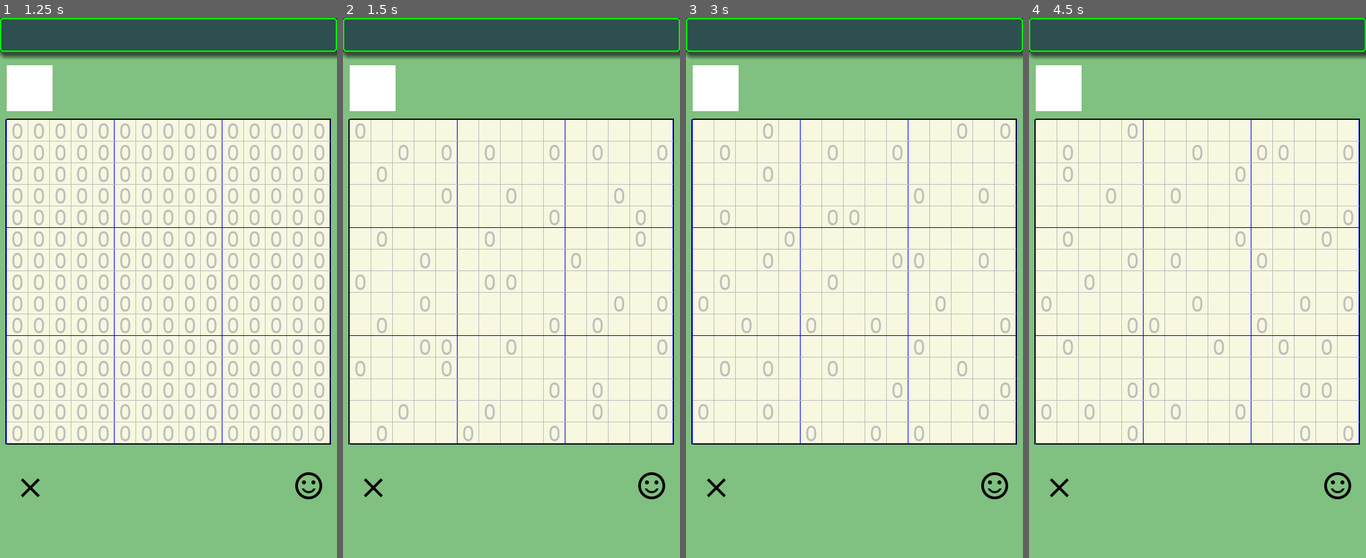
Above: before the commit, frames 1-4 (left to right).
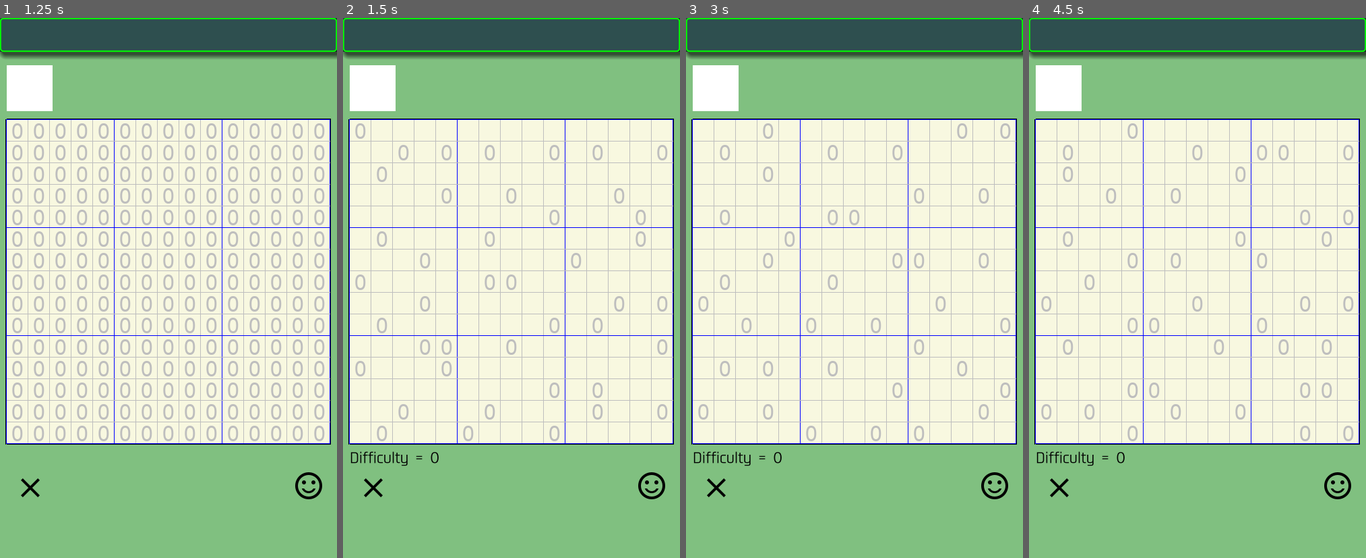
Above: after the commit, the same moments.

Repository: vivisuke/SakuSakuMosaic
Game: Godot game, scene res://MainScene.tscn
Same seed, same stepped clock (60 frames per second), same inputs: the game is played once before the commit and once after it.
Inputs (mouse positions are in pixels of both pictures, inside the frame that each line leads up to):
- Up to frame 1 (1.25 s): click (30, 487) at 0.5 s
- Up to frame 2 (1.5 s): click (653, 487) at 1.25 s
- Up to frame 3 (3 s): click (716, 487) at 2 s; click (996, 487) at 2.75 s
- Up to frame 4 (4.5 s): click (1059, 487) at 3.5 s; click (1339, 487) at 4.25 s

Frame 1 is identical in both runs. In frame 2, 0.2% of the frame differs, in the area x 2-29%, y 80-83%; in frame 3, 0.2%; in frame 4, 0.2%.

Commit message:
0022 ◎ C 08/18 08/18 0.001│ToDo│問題生成時：難易度（検索回数？）表示 0023 ◎ C 08/18 08/18 0.001│ToDo│問題生成後、盤面クリックで画像復活

Diff:
--- a/SakuSakuMosaic/MainScene.gd
+++ b/SakuSakuMosaic/MainScene.gd
@@ -138,6 +138,7 @@
 			for x in range(g.N_IMG_CELL_HORZ):
 				ary_state[g.xyToAryIX(x, y)] = UNKNOWN
 		var uc0 = 0
+		var loop = 0
 		while true:
 			for y in range(g.N_IMG_CELL_VERT):
 				for x in range(g.N_IMG_CELL_HORZ):
@@ -147,10 +148,11 @@
 					fill_cross(g.xyToAryIX(x, y))
 			var uc = count_ary_unknown()
 			if uc == 0:
-				return true
+				return loop		# ループ回数を返す
 			if uc == uc0:
-				return false
+				return -1
 			uc0 = uc
+			loop += 1
 	func gen_quest(clueLabels):
 		setup(clueLabels)
 		ix_ary.shuffle();
@@ -162,11 +164,12 @@
 			var ix = ix_ary[i]
 			var t = ary_clues[ix]
 			ary_clues[ix] = -1
-			if !solve():
+			if solve() < 0:
 				ary_clues[ix] = t
 
 var solving = false		#
 var solved = false
+var quest_genarated = false
 var crnt_color = 3
 var clueLabels = []		#	手がかり数字ラベル配列（番人なし）
 var ary_clues = []			#	手がかり数字配列（番人あり）、番人部分は 0
@@ -285,8 +288,16 @@
 	if xy.x < 0 || xy.x >= g.N_IMG_CELL_HORZ || xy.y < 0 || xy.y >= g.N_IMG_CELL_VERT:
 		return Vector2(-1, -1)
 	return xy
+func restore_state():
+	for y in range(g.N_IMG_CELL_VERT):
+		for x in range(g.N_IMG_CELL_HORZ):
+			$BoardBG/TileMap.set_cell(x, y, ary_state[g.xyToAryIX(x, y)])
+	quest_genarated = false
 func _input(event):
 	if event is InputEventMouseButton and event.pressed:
+		if quest_genarated:		# 問題生成直後の場合
+			restore_state()
+			return
 		var xy = posToXY(event.position)
 		print(xy)
 		if xy.x >= 0:
@@ -318,6 +329,7 @@
 func _on_ClearButton_pressed():
 	solving = false
 	solved = false
+	quest_genarated = false
 	$MessLabel.text = ""
 	for y in range(g.N_IMG_CELL_VERT):
 		for x in range(g.N_IMG_CELL_HORZ):
@@ -374,6 +386,9 @@
 					clueLabels[g.xyToBoardIX(x, y)].text = ""
 					ary_clues[g.xyToAryIX(x, y)] = -1
 func _on_BasicButton_pressed():
+	if quest_genarated:
+		restore_state()
+		return
 	bd.gen_quest(clueLabels)
 	#bd.setup(clueLabels)
 	#print(bd.ary_clues)
@@ -381,9 +396,14 @@
 	#print(bd.solve())
 	for y in range(g.N_IMG_CELL_VERT):
 		for x in range(g.N_IMG_CELL_HORZ):
+			var ix = g.xyToAryIX(x, y)
+			ary_state[ix] = $BoardBG/TileMap.get_cell(x, y)
 			$BoardBG/TileMap.set_cell(x, y, UNKNOWN)
-			var c = bd.ary_clues[g.xyToAryIX(x, y)]
+			var c = bd.ary_clues[ix]
 			clueLabels[g.xyToBoardIX(x, y)].text = String(c) if c >= 0 else ""
+	var diffi = bd.solve()
+	$MessLabel.text = "Difficulty = %d" % diffi
+	quest_genarated = true
 	return
 	if !solving:
 		solving = true
Not shown, changed: SakuSakuMozaic.spr
